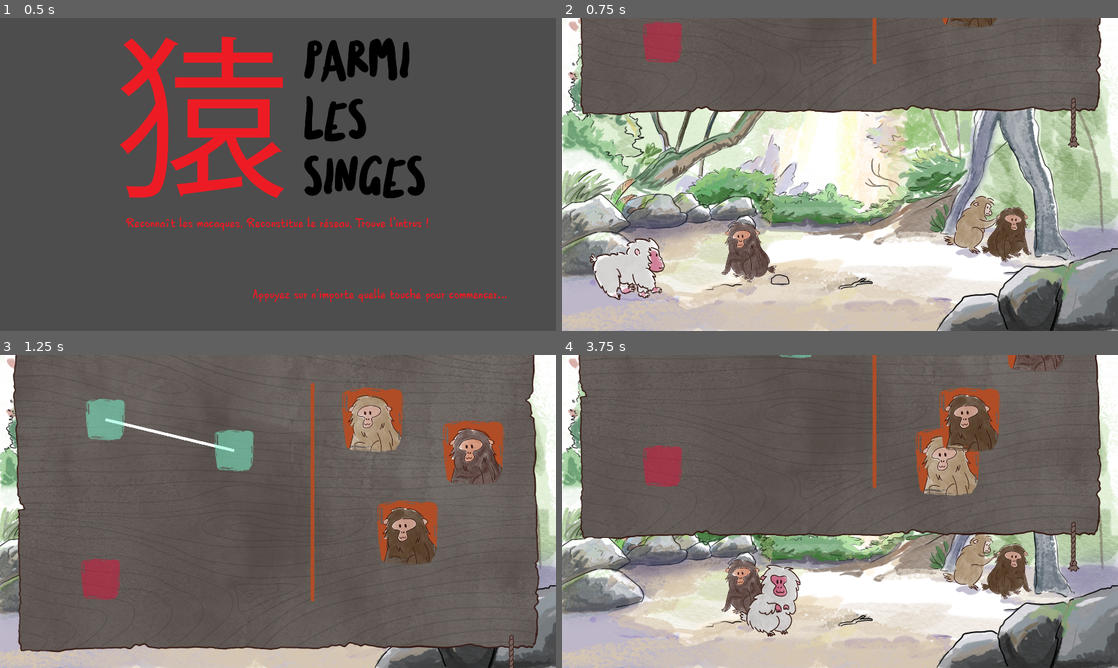
Above: before the commit, frames 1-4 (two rows, left to right).
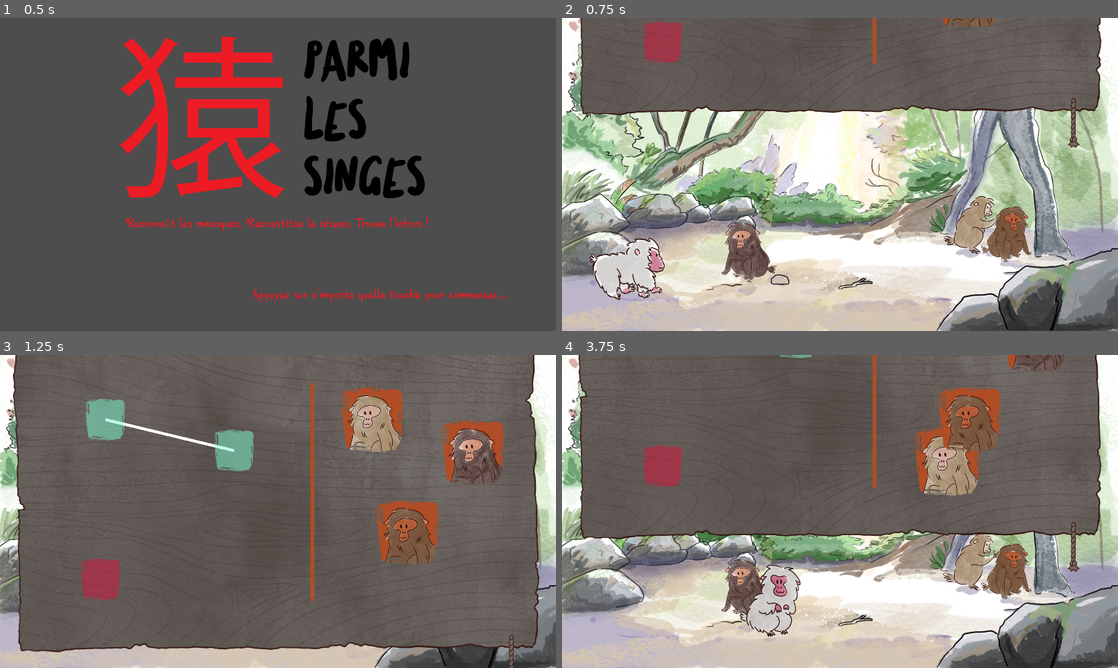
Above: after the commit, the same moments.

Repository: ManonMarchand/scientific-game-jam-25
Game: Godot game, scene res://game/intro.tscn
Two runs of this game, one before a commit and one after it. Both use one fixed random seed, a clock stepped at 60 frames per second and the inputs below. The engine's default icon, where the game draws it, is replaced by a stand-in: a white triangle on a blue panel in a dark square.
Inputs (mouse positions are in pixels of both pictures, inside the frame that each line leads up to):
- Up to frame 1 (0.5 s): no input
- Up to frame 2 (0.75 s): tap N at 0.5 s; move the mouse to (962, 158) at 0.52 s; hold D (move_right) from 0.53 s (still down); tap Space (toggle_panel) at 0.6 s; click (962, 158) at 0.67 s
- Up to frame 3 (1.25 s): keep holding D (move_right)
- Up to frame 4 (3.75 s): release D (move_right) at 1.25 s; drag from (1073, 661) to (934, 420) at 1.27 s; move the mouse to (973, 561) at 2.02 s; hold D (move_right) 2.03-2.75 s; tap Space (toggle_panel) at 2.1, 3.5 s; click (973, 561) at 2.17 s; drag from (934, 420) to (1034, 452) at 2.77 s; drag from (1034, 452) to (773, 611) at 3.52 s

Frame 1 is identical in both runs. In frame 2, 0.9% of the frame differs, in the area x 68-85%, y 0-78%; in frame 3, 1.1%; in frame 4, 1.8%, in the area x 67-85%, y 10-78%.

Commit message:
ajout du niveau 5 et corrections

Diff:
--- a/monkey/levels/level_1/panel_22.tscn
+++ b/monkey/levels/level_1/panel_22.tscn
@@ -52,4 +52,4 @@
 
 [node name="Portrait6" parent="." instance=ExtResource("9_xl4eb")]
 position = Vector2(1408, 613)
-monkey_name = 3
+monkey_name = 5
--- a/monkey/levels/level_1/substage_1_1.tscn
+++ b/monkey/levels/level_1/substage_1_1.tscn
@@ -29,7 +29,7 @@
 [node name="Monkey3" parent="MonkeyList" instance=ExtResource("1_fcyn3")]
 position = Vector2(1539, 747)
 monkey_action = 0
-monkey_name = 3
+monkey_name = 5
 
 [node name="Lvl1Jungle1ErPlan" type="Sprite2D" parent="."]
 z_index = 1
--- a/monkey/levels/level_2/substage_2_1.tscn
+++ b/monkey/levels/level_2/substage_2_1.tscn
@@ -15,17 +15,16 @@
 [node name="MonkeyList" type="Node2D" parent="."]
 
 [node name="Monkey" parent="MonkeyList" instance=ExtResource("1_xdae7")]
-position = Vector2(1588, 846)
-monkey_action = 1
+position = Vector2(1308, 836)
+monkey_action = 0
 monkey_name = 1
 
 [node name="Monkey2" parent="MonkeyList" instance=ExtResource("1_xdae7")]
-position = Vector2(786, 873)
-monkey_action = 1
+position = Vector2(1458, 851)
 flip_y = true
 
 [node name="Monkey3" parent="MonkeyList" instance=ExtResource("1_xdae7")]
-position = Vector2(1368, 702)
+position = Vector2(614, 632)
 monkey_action = 0
 monkey_name = 3
 
--- a/monkey/levels/level_2/substage_2_2.tscn
+++ b/monkey/levels/level_2/substage_2_2.tscn
@@ -17,20 +17,20 @@
 
 [node name="MonkeyList" type="Node2D" parent="."]
 
-[node name="Monkey" parent="MonkeyList" instance=ExtResource("1_0hy71")]
-position = Vector2(968, 615)
-monkey_action = 3
-monkey_name = 3
-
 [node name="Monkey2" parent="MonkeyList" instance=ExtResource("1_0hy71")]
-position = Vector2(1228, 775)
-monkey_action = 3
+position = Vector2(860, 665)
+monkey_action = 0
 
 [node name="Monkey3" parent="MonkeyList" instance=ExtResource("1_0hy71")]
-position = Vector2(1646, 686)
+position = Vector2(1440, 920)
 monkey_action = 0
 monkey_name = 4
 monkey_is_intruder = true
+flip_y = true
+
+[node name="Monkey" parent="MonkeyList" instance=ExtResource("1_0hy71")]
+position = Vector2(726, 683)
+monkey_name = 3
 
 [node name="Forêt-Cailloux2CaillouDroite" type="Sprite2D" parent="."]
 z_index = 1
--- a/monkey/levels/level_3/substage_3_1.tscn
+++ b/monkey/levels/level_3/substage_3_1.tscn
@@ -18,23 +18,23 @@
 [node name="MonkeyList" type="Node2D" parent="."]
 
 [node name="Monkey1" parent="MonkeyList" instance=ExtResource("1_fksor")]
-position = Vector2(363, 817)
+position = Vector2(1361, 674)
 monkey_action = 4
 monkey_name = 2
+flip_y = true
 
 [node name="Monkey2" parent="MonkeyList" instance=ExtResource("1_fksor")]
-position = Vector2(964, 814)
+position = Vector2(1025, 811)
 scale = Vector2(-1, 1)
 monkey_action = 0
 
 [node name="Monkey3" parent="MonkeyList" instance=ExtResource("1_fksor")]
-position = Vector2(830, 821)
+position = Vector2(907, 818)
 scale = Vector2(-1, 1)
 monkey_name = 5
 
 [node name="Monkey4" parent="MonkeyList" instance=ExtResource("1_fksor")]
-position = Vector2(1548, 825)
+position = Vector2(1622, 738)
 monkey_action = 0
 monkey_name = 3
 monkey_is_intruder = true
-flip_y = true
--- a/monkey/levels/level_3/substage_3_2.tscn
+++ b/monkey/levels/level_3/substage_3_2.tscn
@@ -19,12 +19,12 @@
 [node name="MonkeyList" type="Node2D" parent="."]
 
 [node name="Monkey1" parent="MonkeyList" instance=ExtResource("1_5pw45")]
-position = Vector2(318, 830)
+position = Vector2(354, 749)
 monkey_action = 0
 flip_y = true
 
 [node name="Monkey2" parent="MonkeyList" instance=ExtResource("1_5pw45")]
-position = Vector2(457, 839)
+position = Vector2(467, 758)
 monkey_name = 2
 flip_y = true
 
@@ -38,3 +38,4 @@
 monkey_action = 0
 monkey_name = 3
 monkey_is_intruder = true
+flip_y = true
--- a/monkey/levels/level_4/substage_4_1.tscn
+++ b/monkey/levels/level_4/substage_4_1.tscn
@@ -7,6 +7,7 @@
 
 [node name="Substage" type="Node2D"]
 script = ExtResource("1_78ys5")
+music_variation = 2
 
 [node name="Background" type="Sprite2D" parent="."]
 z_index = -1
@@ -14,30 +15,33 @@
 texture = ExtResource("2_wv352")
 
 [node name="Cerf" parent="." instance=ExtResource("4_mdyke")]
-position = Vector2(400, 737)
+position = Vector2(648, 621)
 
 [node name="MonkeyList" type="Node2D" parent="."]
 
 [node name="Monkey1" parent="MonkeyList" instance=ExtResource("3_xfny7")]
-position = Vector2(373, 624)
+position = Vector2(624, 537)
 monkey_action = 0
 monkey_name = 4
-monkey_is_intruder = true
 
 [node name="Monkey2" parent="MonkeyList" instance=ExtResource("3_xfny7")]
-position = Vector2(964, 814)
-scale = Vector2(-1, 1)
+position = Vector2(1047, 858)
+rotation = -6.28319
+scale = Vector2(1, -1)
 flip_y = true
 
 [node name="Monkey3" parent="MonkeyList" instance=ExtResource("3_xfny7")]
-position = Vector2(830, 821)
-scale = Vector2(-1, 1)
+position = Vector2(1646, 899)
+rotation = -0.116937
+scale = Vector2(1, -1)
 monkey_action = 0
 monkey_name = 5
+flip_y = true
 
 [node name="Monkey4" parent="MonkeyList" instance=ExtResource("3_xfny7")]
-position = Vector2(1592, 824)
+position = Vector2(912, 865)
+rotation = -6.28319
 monkey_action = 0
-monkey_name = 3
+monkey_name = 1
 monkey_is_intruder = true
 flip_y = true
--- a/monkey/levels/level_4/substage_4_2.tscn
+++ b/monkey/levels/level_4/substage_4_2.tscn
@@ -7,6 +7,7 @@
 
 [node name="Substage" type="Node2D"]
 script = ExtResource("1_2hb7k")
+music_variation = 2
 
 [node name="Lvl3PlageArrierePlan1" type="Sprite2D" parent="."]
 z_index = -1
@@ -14,28 +15,34 @@
 texture = ExtResource("2_merf0")
 
 [node name="Cerf" parent="." instance=ExtResource("3_op3d5")]
-position = Vector2(1342, 722)
+position = Vector2(1215, 616)
+
+[node name="Cerf" parent="Cerf" instance=ExtResource("3_op3d5")]
+position = Vector2(-538.75, -137.5)
 
 [node name="MonkeyList" type="Node2D" parent="."]
 
 [node name="Monkey1" parent="MonkeyList" instance=ExtResource("4_11gk3")]
-position = Vector2(363, 817)
+position = Vector2(336, 489)
 monkey_action = 0
 monkey_name = 4
 monkey_is_intruder = true
 
 [node name="Monkey2" parent="MonkeyList" instance=ExtResource("4_11gk3")]
-position = Vector2(964, 814)
+position = Vector2(1197, 539)
 scale = Vector2(-1, 1)
 monkey_action = 0
+flip_y = true
 
 [node name="Monkey3" parent="MonkeyList" instance=ExtResource("4_11gk3")]
-position = Vector2(830, 821)
+position = Vector2(759, 434)
 scale = Vector2(-1, 1)
+monkey_action = 0
 monkey_name = 5
 
 [node name="Monkey4" parent="MonkeyList" instance=ExtResource("4_11gk3")]
-position = Vector2(1340, 653)
+position = Vector2(1593, 747)
 monkey_action = 0
-monkey_name = 3
+monkey_name = 1
+monkey_is_intruder = true
 flip_y = true
--- /dev/null
+++ b/monkey/levels/level_5/level_4_panel.tscn
@@ -0,0 +1,52 @@
+[gd_scene load_steps=5 format=3 uid="uid://bsklwep17woba"]
+
+[ext_resource type="PackedScene" uid="uid://xj4y42plc61i" path="res://panel/diagram_node.tscn" id="1_j3ojo"]
+[ext_resource type="PackedScene" uid="uid://bu53lurbsq12e" path="res://panel/link.tscn" id="2_4ilt3"]
+[ext_resource type="PackedScene" uid="uid://m0h11i3p4wpb" path="res://panel/portraits/portrait.tscn" id="3_yixfc"]
+[ext_resource type="PackedScene" uid="uid://dwln8mmiw7tpp" path="res://panel/inventory.tscn" id="4_run3o"]
+
+[node name="Level3" type="Node2D"]
+
+[node name="case1" parent="." instance=ExtResource("1_j3ojo")]
+position = Vector2(358, 234)
+
+[node name="case2" parent="." instance=ExtResource("1_j3ojo")]
+position = Vector2(783, 231)
+
+[node name="case3" parent="." instance=ExtResource("1_j3ojo")]
+position = Vector2(573, 434)
+
+[node name="case4" parent="." instance=ExtResource("1_j3ojo")]
+position = Vector2(847, 437)
+is_trespaser_node = true
+
+[node name="Link12" parent="." node_paths=PackedStringArray("node_1", "node_2") instance=ExtResource("2_4ilt3")]
+position = Vector2(492, 746)
+node_1 = NodePath("../case1")
+node_2 = NodePath("../case2")
+
+[node name="Link23" parent="." node_paths=PackedStringArray("node_1", "node_2") instance=ExtResource("2_4ilt3")]
+position = Vector2(1368, 307)
+node_1 = NodePath("../case2")
+node_2 = NodePath("../case3")
+
+[node name="Link13" parent="." node_paths=PackedStringArray("node_1", "node_2") instance=ExtResource("2_4ilt3")]
+position = Vector2(1368, 307)
+node_1 = NodePath("../case1")
+node_2 = NodePath("../case3")
+
+[node name="Portrait" parent="." instance=ExtResource("3_yixfc")]
+position = Vector2(1169, 166)
+
+[node name="Portrait2" parent="." instance=ExtResource("3_yixfc")]
+position = Vector2(1117, 343)
+
+[node name="Portrait3" parent="." instance=ExtResource("3_yixfc")]
+position = Vector2(1180, 581)
+
+[node name="Portrait4" parent="." instance=ExtResource("3_yixfc")]
+position = Vector2(1316, 467)
+
+[node name="Inventory" parent="." instance=ExtResource("4_run3o")]
+z_index = -1
+position = Vector2(1201, 406)
--- /dev/null
+++ b/monkey/levels/level_5/panel_5.tscn
@@ -0,0 +1,102 @@
+[gd_scene load_steps=7 format=3 uid="uid://bplub3ec52kep"]
+
+[ext_resource type="Texture2D" uid="uid://0b4r0psarxia" path="res://assets/panel/PANNEAU.png" id="1_4k056"]
+[ext_resource type="PackedScene" uid="uid://bu53lurbsq12e" path="res://panel/link.tscn" id="2_mu6ff"]
+[ext_resource type="PackedScene" uid="uid://xj4y42plc61i" path="res://panel/diagram_node.tscn" id="3_7g7pi"]
+[ext_resource type="Texture2D" uid="uid://001wtpqrhsjt" path="res://assets/panel/separation.png" id="4_qykbc"]
+[ext_resource type="PackedScene" uid="uid://dwln8mmiw7tpp" path="res://panel/inventory.tscn" id="5_txngf"]
+[ext_resource type="PackedScene" uid="uid://m0h11i3p4wpb" path="res://panel/portraits/portrait.tscn" id="6_1eevh"]
+
+[node name="Level1" type="Node2D"]
+
+[node name="Background" type="Sprite2D" parent="."]
+z_index = -2
+scale = Vector2(0.998438, 1)
+texture = ExtResource("1_4k056")
+centered = false
+
+[node name="link12" parent="." node_paths=PackedStringArray("node_1", "node_2") instance=ExtResource("2_mu6ff")]
+position = Vector2(492, 746)
+node_1 = NodePath("../case1")
+node_2 = NodePath("../case2")
+
+[node name="link13" parent="." node_paths=PackedStringArray("node_1", "node_2") instance=ExtResource("2_mu6ff")]
+position = Vector2(492, 746)
+node_1 = NodePath("../case1")
+node_2 = NodePath("../case3")
+
+[node name="link23" parent="." node_paths=PackedStringArray("node_1", "node_2") instance=ExtResource("2_mu6ff")]
+position = Vector2(492, 746)
+node_1 = NodePath("../case2")
+node_2 = NodePath("../case3")
+
+[node name="link24" parent="." node_paths=PackedStringArray("node_1", "node_2") instance=ExtResource("2_mu6ff")]
+position = Vector2(492, 746)
+node_1 = NodePath("../case2")
+node_2 = NodePath("../case4")
+
+[node name="link25" parent="." node_paths=PackedStringArray("node_1", "node_2") instance=ExtResource("2_mu6ff")]
+position = Vector2(492, 746)
+node_1 = NodePath("../case2")
+node_2 = NodePath("../case5")
+
+[node name="link45" parent="." node_paths=PackedStringArray("node_1", "node_2") instance=ExtResource("2_mu6ff")]
+position = Vector2(492, 746)
+node_1 = NodePath("../case4")
+node_2 = NodePath("../case5")
+
+[node name="case1" parent="." instance=ExtResource("3_7g7pi")]
+z_index = 1
+position = Vector2(468, 306)
+
+[node name="case2" parent="." instance=ExtResource("3_7g7pi")]
+z_index = 1
+position = Vector2(741, 512)
+
+[node name="case3" parent="." instance=ExtResource("3_7g7pi")]
+z_index = 1
+position = Vector2(466, 709)
+
+[node name="case4" parent="." instance=ExtResource("3_7g7pi")]
+z_index = 1
+position = Vector2(1013, 312)
+
+[node name="case5" parent="." instance=ExtResource("3_7g7pi")]
+z_index = 1
+position = Vector2(1017, 704)
+
+[node name="case6" parent="." instance=ExtResource("3_7g7pi")]
+z_index = 1
+position = Vector2(218, 502)
+is_trespaser_node = true
+
+[node name="Separation" type="Sprite2D" parent="."]
+position = Vector2(1227, 537)
+scale = Vector2(0.772727, 0.772727)
+texture = ExtResource("4_qykbc")
+
+[node name="Inventory" parent="." instance=ExtResource("5_txngf")]
+position = Vector2(1596, 469)
+
+[node name="Portrait" parent="." instance=ExtResource("6_1eevh")]
+position = Vector2(1394, 208)
+monkey_name = 2
+
+[node name="Portrait2" parent="." instance=ExtResource("6_1eevh")]
+position = Vector2(1705, 212)
+monkey_name = 5
+
+[node name="Portrait3" parent="." instance=ExtResource("6_1eevh")]
+position = Vector2(1398, 505)
+
+[node name="Portrait4" parent="." instance=ExtResource("6_1eevh")]
+position = Vector2(1696, 519)
+monkey_name = 4
+
+[node name="Portrait5" parent="." instance=ExtResource("6_1eevh")]
+position = Vector2(1694, 816)
+monkey_name = 3
+
+[node name="Portrait6" parent="." instance=ExtResource("6_1eevh")]
+position = Vector2(1405, 815)
+monkey_name = 1
--- /dev/null
+++ b/monkey/levels/level_5/stage5.tscn
@@ -0,0 +1,23 @@
+[gd_scene load_steps=7 format=3 uid="uid://d1pxlwcf40bq5"]
+
+[ext_resource type="Script" path="res://stage/stage.gd" id="1_u0rca"]
+[ext_resource type="PackedScene" uid="uid://dqxumd3agislr" path="res://levels/level_5/substage_5_1.tscn" id="2_cqdmb"]
+[ext_resource type="PackedScene" uid="uid://c6onxer2hqm25" path="res://levels/level_5/substage_5_2.tscn" id="3_w5g6n"]
+[ext_resource type="PackedScene" uid="uid://cd8g353hqck3h" path="res://switch-panel/switch_panel.tscn" id="4_yo0a8"]
+[ext_resource type="PackedScene" uid="uid://bplub3ec52kep" path="res://levels/level_5/panel_5.tscn" id="5_6kaea"]
+[ext_resource type="PackedScene" uid="uid://c4ysry6xndv5u" path="res://player/player.tscn" id="6_1l1cw"]
+
+[node name="Stage5" type="Node2D"]
+script = ExtResource("1_u0rca")
+substage_list = Array[PackedScene]([ExtResource("2_cqdmb"), ExtResource("3_w5g6n")])
+
+[node name="SwitchPanel" parent="." instance=ExtResource("4_yo0a8")]
+z_index = 10
+panel_scene = ExtResource("5_6kaea")
+
+[node name="Player" parent="." instance=ExtResource("6_1l1cw")]
+z_index = 1
+position = Vector2(284, 696)
+
+[connection signal="leave_left" from="Player" to="." method="_on_player_leave_left"]
+[connection signal="leave_right" from="Player" to="." method="_on_player_leave_right"]
--- /dev/null
+++ b/monkey/levels/level_5/substage_5_1.tscn
@@ -0,0 +1,53 @@
+[gd_scene load_steps=4 format=3 uid="uid://dqxumd3agislr"]
+
+[ext_resource type="Script" path="res://substage/substage.gd" id="1_ph38e"]
+[ext_resource type="Texture2D" uid="uid://ll3wdr4dn6lj" path="res://assets/backgrounds/lvl5_onsen_arriere_plan.png" id="2_ehdow"]
+[ext_resource type="PackedScene" uid="uid://cw0aiwfwwm1fo" path="res://monkey/monkey.tscn" id="3_1yspg"]
+
+[node name="Substage" type="Node2D"]
+script = ExtResource("1_ph38e")
+music_type = 1
+music_variation = 1
+
+[node name="Background" type="Sprite2D" parent="."]
+z_index = -1
+position = Vector2(963, 544)
+texture = ExtResource("2_ehdow")
+
+[node name="MonkeyList" type="Node2D" parent="."]
+
+[node name="Monkey1" parent="MonkeyList" instance=ExtResource("3_1yspg")]
+position = Vector2(1169, 515)
+monkey_action = 0
+monkey_name = 2
+
+[node name="Monkey2" parent="MonkeyList" instance=ExtResource("3_1yspg")]
+position = Vector2(1273, 875)
+scale = Vector2(-1, 1)
+monkey_action = 3
+monkey_name = 5
+flip_y = true
+
+[node name="Monkey3" parent="MonkeyList" instance=ExtResource("3_1yspg")]
+position = Vector2(1673, 487)
+scale = Vector2(1, -1)
+monkey_action = 1
+flip_y = true
+
+[node name="Monkey4" parent="MonkeyList" instance=ExtResource("3_1yspg")]
+position = Vector2(1023, 974)
+monkey_action = 3
+monkey_name = 4
+flip_y = true
+
+[node name="Monkey5" parent="MonkeyList" instance=ExtResource("3_1yspg")]
+position = Vector2(761, 882)
+monkey_action = 3
+monkey_name = 3
+flip_y = true
+
+[node name="Monkey6" parent="MonkeyList" instance=ExtResource("3_1yspg")]
+position = Vector2(1297, 503)
+monkey_name = 1
+monkey_is_intruder = true
+flip_y = true
--- /dev/null
+++ b/monkey/levels/level_5/substage_5_2.tscn
@@ -0,0 +1,54 @@
+[gd_scene load_steps=4 format=3 uid="uid://c6onxer2hqm25"]
+
+[ext_resource type="Script" path="res://substage/substage.gd" id="1_nqhta"]
+[ext_resource type="Texture2D" uid="uid://ll3wdr4dn6lj" path="res://assets/backgrounds/lvl5_onsen_arriere_plan.png" id="2_sjlme"]
+[ext_resource type="PackedScene" uid="uid://cw0aiwfwwm1fo" path="res://monkey/monkey.tscn" id="4_jny1s"]
+
+[node name="Substage" type="Node2D"]
+script = ExtResource("1_nqhta")
+music_type = 1
+music_variation = 2
+
+[node name="Background" type="Sprite2D" parent="."]
+z_index = -1
+position = Vector2(963, 544)
+texture = ExtResource("2_sjlme")
+flip_h = true
+
+[node name="MonkeyList" type="Node2D" parent="."]
+
+[node name="Monkey1" parent="MonkeyList" instance=ExtResource("4_jny1s")]
+position = Vector2(969, 587)
+monkey_action = 1
+monkey_name = 2
+
+[node name="Monkey2" parent="MonkeyList" instance=ExtResource("4_jny1s")]
+position = Vector2(1491, 645)
+scale = Vector2(-1, 1)
+monkey_action = 1
+monkey_name = 5
+flip_y = true
+
+[node name="Monkey3" parent="MonkeyList" instance=ExtResource("4_jny1s")]
+position = Vector2(937, 963)
+scale = Vector2(1, -1)
+monkey_action = 3
+flip_y = true
+
+[node name="Monkey4" parent="MonkeyList" instance=ExtResource("4_jny1s")]
+position = Vector2(375, 500)
+monkey_action = 0
+monkey_name = 4
+
+[node name="Monkey5" parent="MonkeyList" instance=ExtResource("4_jny1s")]
+position = Vector2(1740, 777)
+monkey_action = 0
+monkey_name = 3
+flip_y = true
+
+[node name="Monkey6" parent="MonkeyList" instance=ExtResource("4_jny1s")]
+position = Vector2(1203, 857)
+monkey_action = 3
+monkey_name = 1
+monkey_is_intruder = true
+flip_y = true
Not shown: 1 places in monkey/levels/level_4/level_4_panel.tscn that only renumber resources
